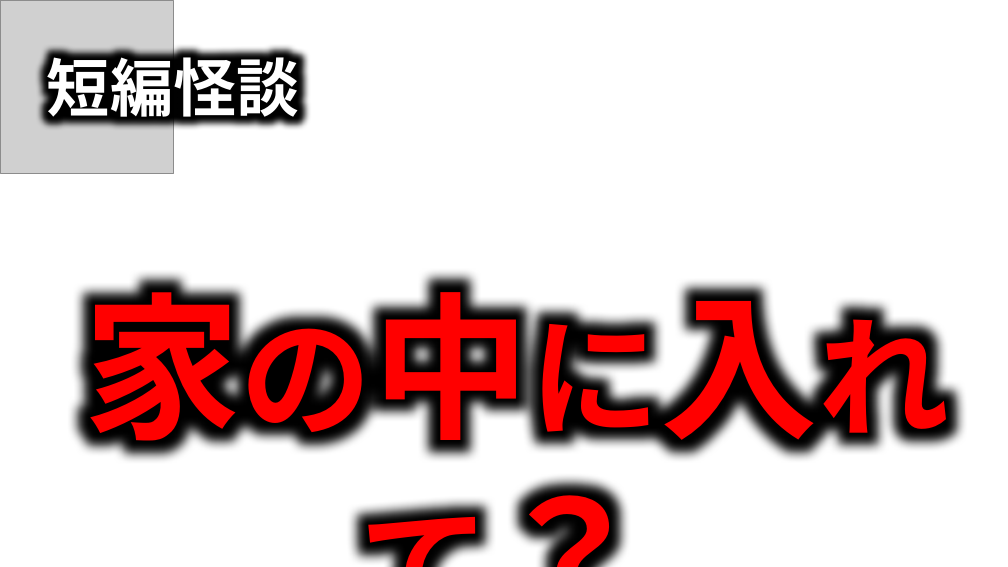
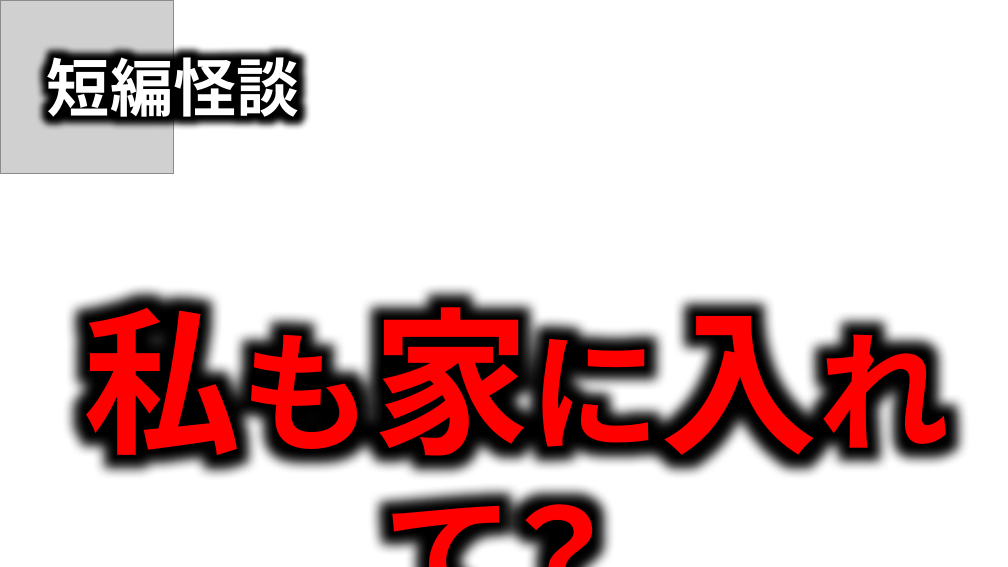
Before and after one commit to takeko333/ContentGenerator, a slide deck: slide 3 of bkup/Channels/ほたてまだこ/サムネイル_Horror.pptx (slide 2 before the commit). Drawn at 1008x567 pixels with LibreOffice and Linux fonts; fonts in the diff are those of the drawing; grey boxes stand for pictures; background and template pictures are left out. Boxes give left, top, right and bottom in pixels: in the first picture for what was removed or moved away, otherwise in the second. Text is boxed around its words. In the diff, an @@ line names an element or a change of style, - is before the commit and + after.

```diff
--- a/bkup/Channels/ほたてまだこ/サムネイル_Horror.pptx
+++ b/bkup/Channels/ほたてまだこ/サムネイル_Horror.pptx
@@ text at [83, 281, 949, 480]: text changed; size 150 to 125 pt @@
-家の中に入れて？
+私も家に入れて？
```
Also in this commit, not shown: 1 other slide changed.
